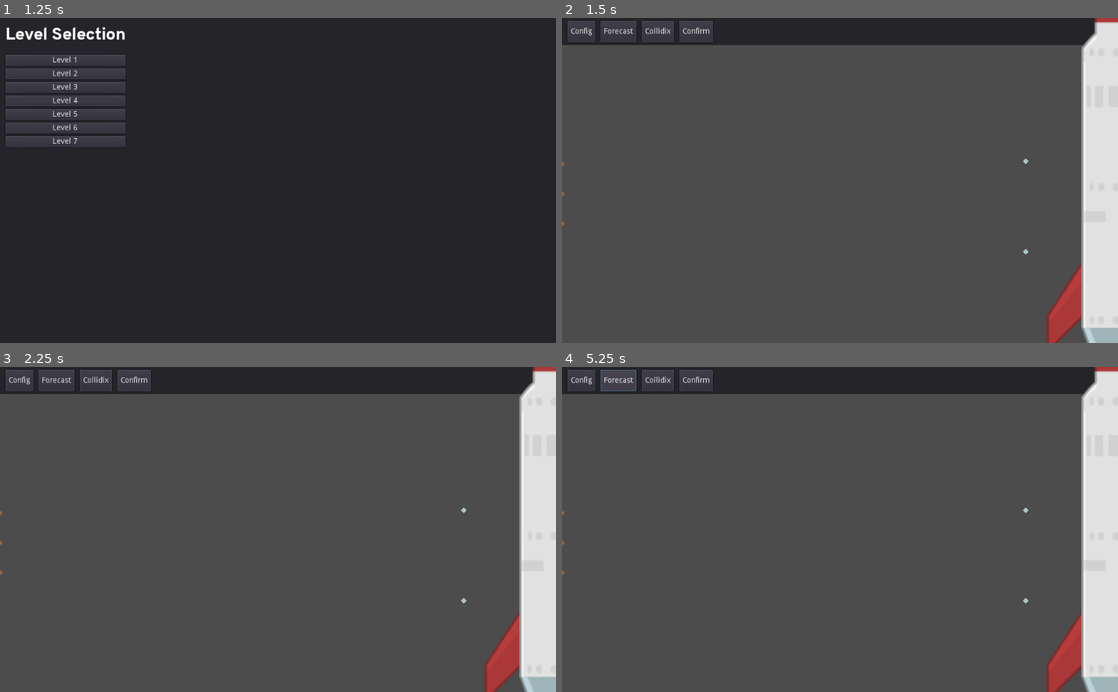
Above: before the commit, frames 1-4 (two rows, left to right).
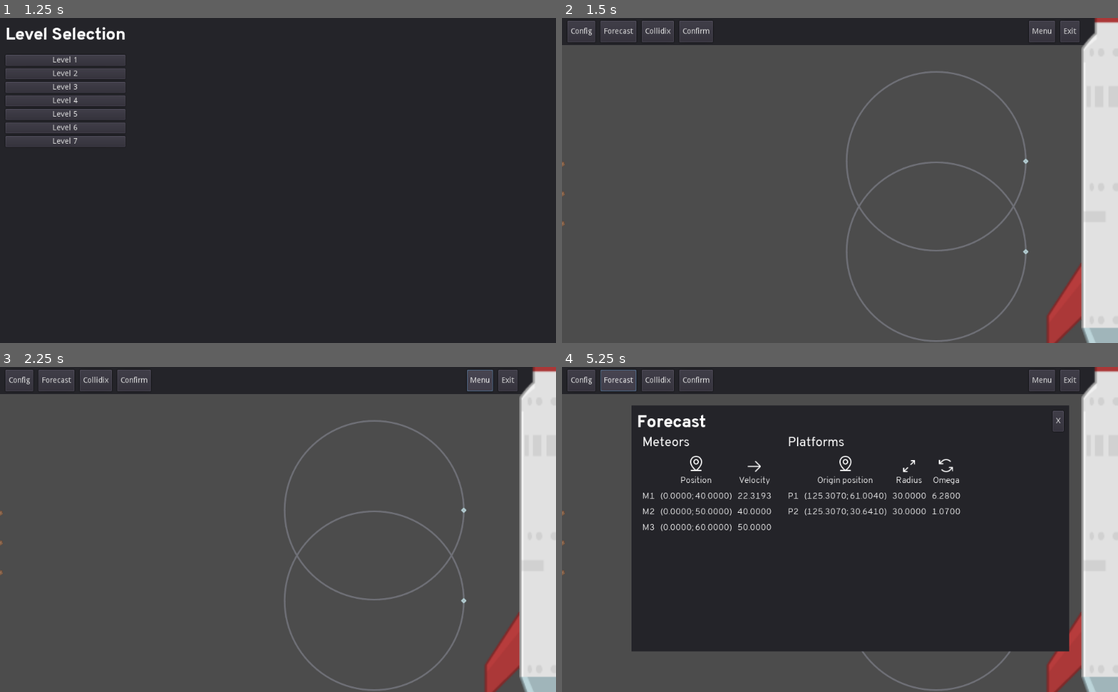
Above: after the commit, the same moments.

Repository: DrgnInventor/celestiarc
Game: Godot game, scene res://scenes/Base.tscn
The game is run twice, just before and just after one commit, with the same random seed, the same clock (stepped at 60 frames per second) and the same inputs. The engine's default icon, where the game draws it, is replaced by a stand-in: a white triangle on a blue panel in a dark square.
Inputs (mouse positions are in pixels of both pictures, inside the frame that each line leads up to):
- Up to frame 1 (1.25 s): click "Play" at 0.5 s
- Up to frame 2 (1.5 s): click "Level 1" at 1.25 s
- Up to frame 3 (2.25 s): click (478, 380) at 2 s, where only the run after the commit has a clickable "Menu"
- Up to frame 4 (5.25 s): click "Confirm" at 2.75 s; click (1040, 422) at 3.5 s, where only the run after the commit has a clickable "X"; click "Confirm" at 4.25 s; click "Forecast" at 5 s

Frame 1 is identical in both runs. In frame 2, 1.3% of the frame differs, in the area x 51-93%, y 0-100%; in frame 3, 1.4%; in frame 4, 59%, in the area x 12-93%, y 0-100%.
Error before the commit: Parse Error: Too few arguments for "change_scene()" call. Expected at least 1. (res://scripts/BaseLevel.gd:157)

Commit message:
close overlay buttons

Diff:
--- a/scenes/CollidixOverlay.tscn
+++ b/scenes/CollidixOverlay.tscn
@@ -35,9 +35,21 @@
 [node name="CollidixOverlay" instance=ExtResource( 1 )]
 script = ExtResource( 3 )
 
-[node name="Title" parent="Panel/VBoxContainer/TitleBar/HBoxContainer" index="0"]
-margin_right = 180.0
-text = "Collidix v0.1"
+[node name="HBoxContainer2" type="HBoxContainer" parent="Panel/VBoxContainer/TitleBar" index="1"]
+margin_left = 10.0
+margin_top = 10.0
+margin_right = 758.0
+margin_bottom = 48.0
+alignment = 2
+__meta__ = {
+"_edit_use_anchors_": false
+}
+
+[node name="CloseOverlayButton" type="Button" parent="Panel/VBoxContainer/TitleBar/HBoxContainer2" index="0"]
+margin_left = 728.0
+margin_right = 748.0
+margin_bottom = 38.0
+text = "X"
 
 [node name="Content" parent="Panel/VBoxContainer" index="1"]
 margin_bottom = 182.0
--- a/scenes/ConfigOverlay.tscn
+++ b/scenes/ConfigOverlay.tscn
@@ -10,6 +10,22 @@
 [node name="Title" parent="Panel/VBoxContainer/TitleBar/HBoxContainer" index="0"]
 margin_right = 333.0
 text = "Configuration Terminal"
+
+[node name="HBoxContainer2" type="HBoxContainer" parent="Panel/VBoxContainer/TitleBar" index="1"]
+margin_left = 10.0
+margin_top = 10.0
+margin_right = 758.0
+margin_bottom = 48.0
+alignment = 2
+__meta__ = {
+"_edit_use_anchors_": false
+}
+
+[node name="CloseOverlayButton" type="Button" parent="Panel/VBoxContainer/TitleBar/HBoxContainer2" index="0"]
+margin_left = 728.0
+margin_right = 748.0
+margin_bottom = 38.0
+text = "X"
 
 [node name="Content" parent="Panel/VBoxContainer" index="1"]
 margin_bottom = 104.0
--- a/scenes/ConfirmOverlay.tscn
+++ b/scenes/ConfirmOverlay.tscn
@@ -10,6 +10,22 @@
 [node name="Title" parent="Panel/VBoxContainer/TitleBar/HBoxContainer" index="0"]
 margin_right = 189.0
 text = "Confirmation"
+
+[node name="HBoxContainer2" type="HBoxContainer" parent="Panel/VBoxContainer/TitleBar" index="1"]
+margin_left = 10.0
+margin_top = 10.0
+margin_right = 758.0
+margin_bottom = 48.0
+alignment = 2
+__meta__ = {
+"_edit_use_anchors_": false
+}
+
+[node name="CloseOverlayButton" type="Button" parent="Panel/VBoxContainer/TitleBar/HBoxContainer2" index="0"]
+margin_left = 728.0
+margin_right = 748.0
+margin_bottom = 38.0
+text = "X"
 
 [node name="Content" parent="Panel/VBoxContainer" index="1"]
 margin_bottom = 95.0
--- a/scenes/ForecastOverlay.tscn
+++ b/scenes/ForecastOverlay.tscn
@@ -7,23 +7,43 @@
 [node name="ForecastOverlay" instance=ExtResource( 1 )]
 script = ExtResource( 3 )
 
+[node name="Panel" parent="." index="0"]
+margin_top = -229.0
+margin_right = 422.0
+
 [node name="TitleBar" parent="Panel/VBoxContainer" index="0"]
-margin_right = 804.0
+margin_right = 806.0
 
 [node name="HBoxContainer" parent="Panel/VBoxContainer/TitleBar" index="0"]
-margin_right = 794.0
+margin_right = 796.0
 
 [node name="Title" parent="Panel/VBoxContainer/TitleBar/HBoxContainer" index="0"]
 margin_right = 127.0
 text = "Forecast"
 
+[node name="HBoxContainer2" type="HBoxContainer" parent="Panel/VBoxContainer/TitleBar" index="1"]
+margin_left = 10.0
+margin_top = 10.0
+margin_right = 796.0
+margin_bottom = 48.0
+alignment = 2
+__meta__ = {
+"_edit_use_anchors_": false
+}
+
+[node name="CloseOverlayButton" type="Button" parent="Panel/VBoxContainer/TitleBar/HBoxContainer2" index="0"]
+margin_left = 766.0
+margin_right = 786.0
+margin_bottom = 38.0
+text = "X"
+
 [node name="Content" parent="Panel/VBoxContainer" index="1"]
-margin_right = 804.0
+margin_right = 806.0
 margin_bottom = 227.0
 
 [node name="Wrapper" type="HBoxContainer" parent="Panel/VBoxContainer/Content" index="0"]
 margin_left = 20.0
-margin_right = 784.0
+margin_right = 786.0
 margin_bottom = 175.0
 custom_constants/separation = 30
 
--- a/scenes/HUD.tscn
+++ b/scenes/HUD.tscn
@@ -54,3 +54,36 @@
 __meta__ = {
 "_edit_use_anchors_": false
 }
+
+[node name="HBoxContainer2" type="HBoxContainer" parent="Panel"]
+anchor_top = 0.5
+anchor_bottom = 0.5
+margin_left = 800.0
+margin_top = -20.0
+margin_right = 953.0
+margin_bottom = 20.0
+custom_constants/separation = 10
+alignment = 2
+__meta__ = {
+"_edit_use_anchors_": false
+}
+
+[node name="MenuButton" type="Button" parent="Panel/HBoxContainer2"]
+margin_left = 60.0
+margin_right = 108.0
+margin_bottom = 40.0
+text = "Menu"
+align = 2
+__meta__ = {
+"_edit_use_anchors_": false
+}
+
+[node name="ExitButton" type="Button" parent="Panel/HBoxContainer2"]
+margin_left = 118.0
+margin_right = 153.0
+margin_bottom = 40.0
+text = "Exit"
+align = 2
+__meta__ = {
+"_edit_use_anchors_": false
+}
--- a/scripts/BaseLevel.gd
+++ b/scripts/BaseLevel.gd
@@ -29,8 +29,11 @@
 	hud.connect("forecast_button_pressed", self, "_on_forecast_button_pressed")
 	hud.connect("config_button_pressed", self, "_on_config_button_pressed")
 	hud.connect("confirm_button_pressed", self, "_on_confirm_button_pressed")
+	hud.connect("exit_button_pressed", self, "_on_exit")
+	hud.connect("menu_button_pressed", self, "_on_menu_button_pressed")
 	config_overlay.connect("rotation_changed", self, "_on_rotation_changed")
 	confirm_overlay.connect("confirmed", self, "_on_confirmed")
+	connect_overlay_buttons()
 
 	for m in current_meteors:
 		m.connect("hit", self, "_on_meteor_collision")
@@ -46,6 +49,13 @@
 func _process(_delta: float):
 	if Input.is_action_just_pressed("ui_cancel"):
 		hide_overlay()
+
+
+func connect_overlay_buttons() -> void:
+	collidix_overlay.connect("close_overlay", self, "hide_overlay")
+	config_overlay.connect("close_overlay", self, "hide_overlay")
+	forecast_overlay.connect("close_overlay", self, "hide_overlay")
+	confirm_overlay.connect("close_overlay", self, "hide_overlay")
 
 
 func _on_meteor_destruction() -> void:
@@ -76,6 +86,10 @@
 
 func _on_confirm_button_pressed() -> void:
 	handle_overlay("confirm")
+
+
+func _on_menu_button_pressed() -> void:
+	level_menu()
 
 
 func _on_rotation_changed(idx: int, value: float) -> void:
@@ -153,5 +167,6 @@
 func _on_exit():
 	get_tree().quit()
 
-func menu() -> void:
-	get_tree().change_scene()
+
+func level_menu() -> void:
+	emit_signal("play")
--- a/scripts/CollidixOverlay.gd
+++ b/scripts/CollidixOverlay.gd
@@ -1,5 +1,6 @@
 extends Control
 
+signal close_overlay
 const IconifiedTextInfo = preload("res://scripts/IconifiedTextInfo.gd")
 const ArrowsCounterClockwiseIcon = preload("res://assets/phospor-icons/arrows-counter-clockwise.png")
 var queued_lines = [] # Lines that are about to be printed to the shell
@@ -7,10 +8,11 @@
 onready var calculate_button = $Panel/VBoxContainer/Content/Wrapper/CalculateButton
 onready var shell_scroll = $Panel/VBoxContainer/Content/Wrapper/Wrapper/ShellBackground/ScrollContainer
 onready var shell_label = $Panel/VBoxContainer/Content/Wrapper/Wrapper/ShellBackground/ScrollContainer/Text
-
+onready var close_overlay_button = $Panel/VBoxContainer/TitleBar/HBoxContainer2/CloseOverlayButton
 
 func _ready() -> void:
 	calculate_button.connect("pressed", self, "_calculate_button_pressed")
+	close_overlay_button.connect("pressed",self,"_on_close_overlay_button_pressed")
 	table.visible = false
 	shell_label.text = ""
 	shell_write_line("$ ")
@@ -190,3 +192,7 @@
 	]
 
 	return lines
+
+
+func _on_close_overlay_button_pressed():
+	emit_signal("close_overlay")
--- a/scripts/ConfigOverlay.gd
+++ b/scripts/ConfigOverlay.gd
@@ -1,7 +1,9 @@
 extends Control
 
 signal rotation_changed(idx, value)
+signal close_overlay
 onready var base = $Panel/VBoxContainer/Content/GridContainer
+onready var close_overlay_button = $Panel/VBoxContainer/TitleBar/HBoxContainer2/CloseOverlayButton
 onready var line_edits = [
 	base.get_node("LineEdit"),
 	base.get_node("LineEdit2")
@@ -13,6 +15,7 @@
 	line_edits[0].connect("focus_exited", self, "_on_line_edit_0_new_text")
 	line_edits[1].connect("text_entered", self, "_on_line_edit_1_new_text")
 	line_edits[1].connect("focus_exited", self, "_on_line_edit_1_new_text")
+	close_overlay_button.connect("pressed",self,"_on_close_overlay_button_pressed")
 
 
 func _on_line_edit_0_new_text(_ignore:Object = null) -> void:
@@ -30,3 +33,6 @@
 	# it is good UX to reflect what value is actually applied
 	line_edits[idx].text = str(rotations[idx])
 	emit_signal("rotation_changed", idx, rotations[idx])
+
+func _on_close_overlay_button_pressed():
+	emit_signal("close_overlay")
--- a/scripts/ConfirmOverlay.gd
+++ b/scripts/ConfirmOverlay.gd
@@ -1,12 +1,17 @@
 extends Control
 
 signal confirmed
+signal close_overlay
 onready var confirm_button = $Panel/VBoxContainer/Content/VBoxContainer/ConfirmButton
-
+onready var close_overlay_button = $Panel/VBoxContainer/TitleBar/HBoxContainer2/CloseOverlayButton
 
 func _ready() -> void:
 	confirm_button.connect("pressed", self, "_on_confirm_button_pressed")
-
+	close_overlay_button.connect("pressed",self,"_on_close_overlay_button_pressed")
 
 func _on_confirm_button_pressed() -> void:
 	emit_signal("confirmed")
+
+
+func _on_close_overlay_button_pressed():
+	emit_signal("close_overlay")
--- a/scripts/ForecastOverlay.gd
+++ b/scripts/ForecastOverlay.gd
@@ -1,5 +1,6 @@
 extends Control
 
+signal close_overlay
 const IconifiedTextInfo = preload("res://scripts/IconifiedTextInfo.gd")
 const ArrowRightIcon = preload("res://assets/phospor-icons/arrow-right.png")
 const MapPinLineIcon = preload("res://assets/phospor-icons/map-pin-line.png")
@@ -7,6 +8,11 @@
 const ArrowsCounterClockwiseIcon = preload("res://assets/phospor-icons/arrows-counter-clockwise.png")
 onready var meteor_table = $Panel/VBoxContainer/Content/Wrapper/MeteorTable
 onready var platform_table = $Panel/VBoxContainer/Content/Wrapper/PlatformTable
+onready var close_overlay_button = $Panel/VBoxContainer/TitleBar/HBoxContainer2/CloseOverlayButton
+
+
+func _ready() -> void:
+	close_overlay_button.connect("pressed",self,"_on_close_overlay_button_pressed")
 
 
 func _process_table_data(table: Node, data: Array) -> void:
@@ -64,3 +70,7 @@
 func gen_tables(meteor_arr: Array, platform_arr: Array) -> void:
 	gen_meteor_table(meteor_arr)
 	gen_platform_table(platform_arr)
+
+
+func _on_close_overlay_button_pressed():
+	emit_signal("close_overlay")
--- a/scripts/HUD.gd
+++ b/scripts/HUD.gd
@@ -4,18 +4,24 @@
 signal forecast_button_pressed
 signal collidix_button_pressed
 signal confirm_button_pressed
+signal menu_button_pressed
+signal exit_button_pressed
+
 const collidix_overlay = preload("res://scenes/CollidixOverlay.tscn")
 onready var config_button = $Panel/HBoxContainer/ConfigButton
 onready var forecast_button = $Panel/HBoxContainer/ForecastButton
 onready var collidix_button = $Panel/HBoxContainer/CollidixButton
 onready var confirm_button = $Panel/HBoxContainer/ConfirmButton
-
+onready var menu_button = $Panel/HBoxContainer2/MenuButton
+onready var exit_button = $Panel/HBoxContainer2/ExitButton
 
 func _ready():
 	collidix_button.connect("pressed", self, "_on_collidix_button_pressed")
 	forecast_button.connect("pressed", self, "_on_forecast_button_pressed")
 	config_button.connect("pressed", self, "_on_config_button_pressed")
 	confirm_button.connect("pressed", self, "_on_confirm_button_pressed")
+	menu_button.connect("pressed", self, "_on_menu_button_pressed")
+	exit_button.connect("pressed", self, "_on_exit_button_pressed")
 
 
 func _on_config_button_pressed():
@@ -34,8 +40,18 @@
 	emit_signal("confirm_button_pressed")
 
 
+func _on_menu_button_pressed():
+	emit_signal("menu_button_pressed")
+
+
+func _on_exit_button_pressed():
+	emit_signal("exit_button_pressed")
+
+
 func disable_buttons():
 	collidix_button.disabled = true
 	forecast_button.disabled = true
 	config_button.disabled = true
 	confirm_button.disabled = true
+	menu_button.disabled = true
+	exit_button.disabled = true
